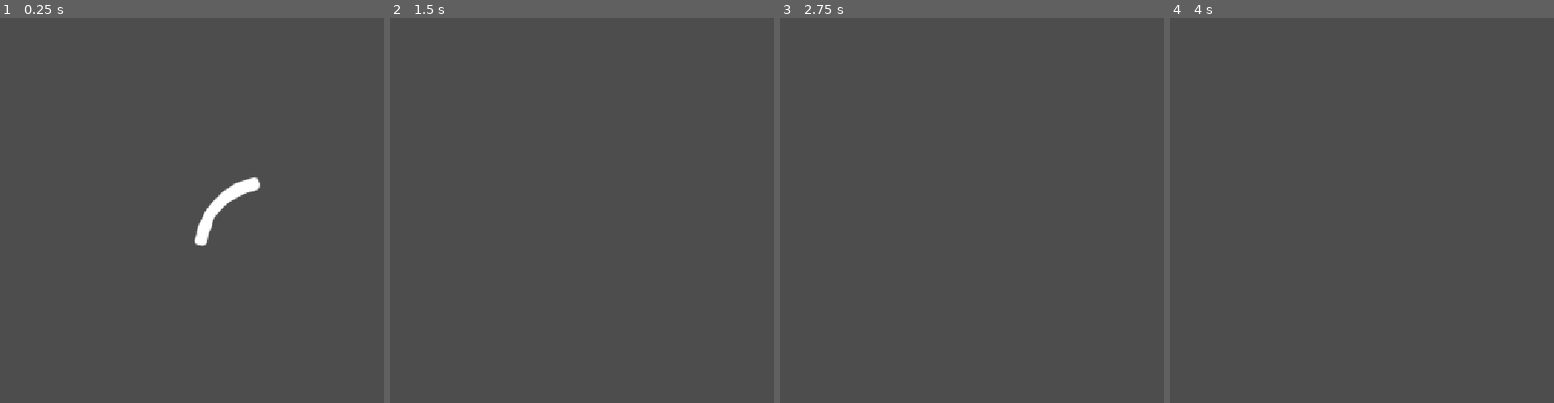
Above: before the commit, frames 1-4 (left to right).
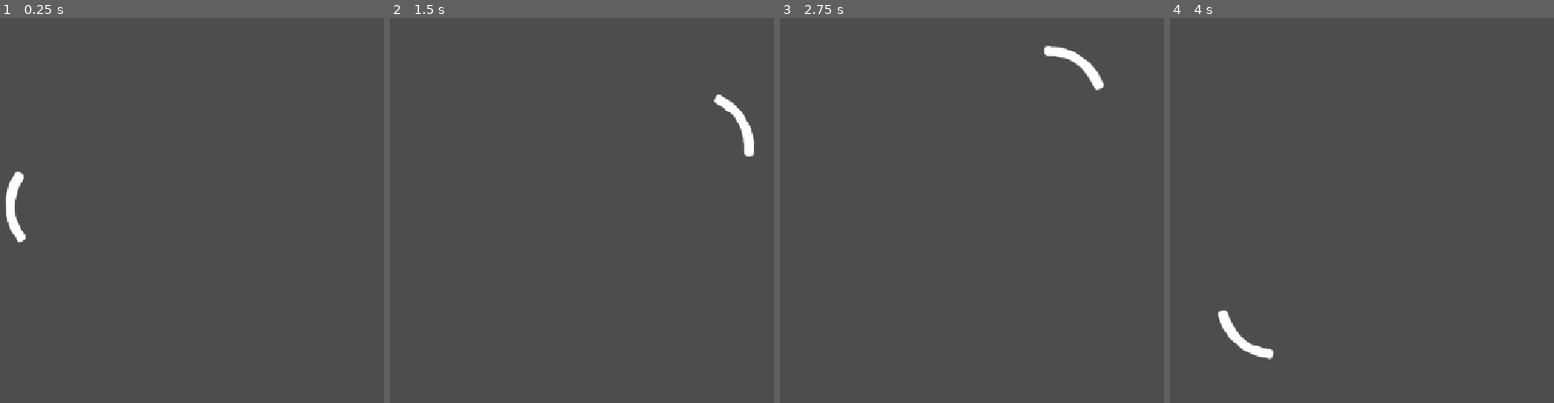
Above: after the commit, the same moments.

Repository: the-byte-wise/Very-Serious-Juniper-Dev-Game-Jam-2026-Submission
Game: Godot game, scene res://scenes/game.tscn
Two runs of this game, one before a commit and one after it. Both use one fixed random seed, a clock stepped at 60 frames per second and the inputs below.
Inputs (mouse positions are in pixels of both pictures, inside the frame that each line leads up to):
- Up to frame 1 (0.25 s): no input
- Up to frame 2 (1.5 s): tap Enter (ui_accept) at 0.5, 0.77, 1.07 s; move the mouse to (735, 187) at 0.52 s; hold Right (ui_right) from 0.53 s (still down); tap Mouse wheel down (rotate_c_clockwise, bound only after the … at 0.6 s; tap Mouse wheel up (rotate_clockwise, bound only after the comm… at 0.8, 1.35 s; move the mouse to (443, 225) at 1.27 s
- Up to frame 3 (2.75 s): tap Enter (ui_accept) at 1.52, 1.55, 1.82, 2.1 s; move the mouse to (1041, 121) at 2.02 s; release Right (ui_right) at 2.03 s; hold Left (ui_left) from 2.03 s (still down); tap Mouse wheel down (rotate_c_clockwise, bound only after the … at 2.3 s
- Up to frame 4 (4 s): move the mouse to (1327, 283) at 2.77 s; release Left (ui_left) at 2.78 s; hold Right (ui_right) from 2.78 s (still down); tap Mouse wheel down (rotate_c_clockwise, bound only after the … at 2.85 s; tap Enter (ui_accept) at 3.02, 3.32, 3.77, 3.8 s; tap Mouse wheel up (rotate_clockwise, bound only after the comm… at 3.05, 3.6 s; move the mouse to (outside the picture) at 3.52 s

The runs differ from the first frame. In frame 1, 1.3% of the frame differs, in the area x 1-68%, y 39-60%; in frame 2, 0.5%; in frame 3, 0.5%; in frame 4, 0.5%.

Commit message:
Added player rotation functionality

Diff:
--- a/project.godot
+++ b/project.godot
@@ -20,6 +20,23 @@
 window/stretch/mode="canvas_items"
 window/stretch/aspect="expand"
 
+[input]
+
+rotate_clockwise={
+"deadzone": 0.2,
+"events": [Object(InputEventMouseButton,"resource_local_to_scene":false,"resource_name":"","device":-1,"window_id":0,"alt_pressed":false,"shift_pressed":false,"ctrl_pressed":false,"meta_pressed":false,"button_mask":0,"position":Vector2(0, 0),"global_position":Vector2(0, 0),"factor":1.0,"button_index":4,"canceled":false,"pressed":false,"double_click":false,"script":null)
+, Object(InputEventKey,"resource_local_to_scene":false,"resource_name":"","device":-1,"window_id":0,"alt_pressed":false,"shift_pressed":false,"ctrl_pressed":false,"meta_pressed":false,"pressed":false,"keycode":0,"physical_keycode":4194321,"key_label":0,"unicode":0,"location":0,"echo":false,"script":null)
+, Object(InputEventKey,"resource_local_to_scene":false,"resource_name":"","device":-1,"window_id":0,"alt_pressed":false,"shift_pressed":false,"ctrl_pressed":false,"meta_pressed":false,"pressed":false,"keycode":0,"physical_keycode":68,"key_label":0,"unicode":100,"location":0,"echo":false,"script":null)
+]
+}
+rotate_c_clockwise={
+"deadzone": 0.2,
+"events": [Object(InputEventMouseButton,"resource_local_to_scene":false,"resource_name":"","device":-1,"window_id":0,"alt_pressed":false,"shift_pressed":false,"ctrl_pressed":false,"meta_pressed":false,"button_mask":0,"position":Vector2(0, 0),"global_position":Vector2(0, 0),"factor":1.0,"button_index":5,"canceled":false,"pressed":false,"double_click":false,"script":null)
+, Object(InputEventKey,"resource_local_to_scene":false,"resource_name":"","device":-1,"window_id":0,"alt_pressed":false,"shift_pressed":false,"ctrl_pressed":false,"meta_pressed":false,"pressed":false,"keycode":0,"physical_keycode":4194319,"key_label":0,"unicode":0,"location":0,"echo":false,"script":null)
+, Object(InputEventKey,"resource_local_to_scene":false,"resource_name":"","device":-1,"window_id":0,"alt_pressed":false,"shift_pressed":false,"ctrl_pressed":false,"meta_pressed":false,"pressed":false,"keycode":0,"physical_keycode":65,"key_label":0,"unicode":97,"location":0,"echo":false,"script":null)
+]
+}
+
 [physics]
 
 3d/physics_engine="Jolt Physics"
--- a/scenes/game.tscn
+++ b/scenes/game.tscn
@@ -3,11 +3,10 @@
 [ext_resource type="PackedScene" uid="uid://bututiudovybv" path="res://scenes/player.tscn" id="1_uwrxv"]
 
 [node name="game" type="Node2D" unique_id=561386549]
-position = Vector2(1, 0)
 
 [node name="player" parent="." unique_id=1795376769 instance=ExtResource("1_uwrxv")]
-position = Vector2(112.24576, -13.349243)
+position = Vector2(-400, 0)
+motion_mode = 1
 
 [node name="camera" type="Camera2D" parent="." unique_id=287122934]
-position = Vector2(0, 3)
 zoom = Vector2(0.5, 0.5)
--- a/scenes/player.tscn
+++ b/scenes/player.tscn
@@ -4,16 +4,17 @@
 [ext_resource type="Script" uid="uid://4nlt8qjvtqak" path="res://scripts/player.gd" id="1_g2els"]
 
 [sub_resource type="RectangleShape2D" id="RectangleShape2D_rio0h"]
-size = Vector2(280, 39.870064)
+size = Vector2(232, 31)
 
 [node name="player" type="CharacterBody2D" unique_id=1795376769]
 script = ExtResource("1_g2els")
 
 [node name="Sprite2D" type="Sprite2D" parent="." unique_id=708535707]
+position = Vector2(26, 0)
 texture = ExtResource("1_3vyb7")
 
 [node name="CollisionShape2D" type="CollisionShape2D" parent="." unique_id=51460085]
-position = Vector2(0.9038067, 0.9038067)
-rotation = -0.7853982
+position = Vector2(14, 3.5527137e-15)
+rotation = -1.5707964
 scale = Vector2(0.9999999, 0.9999999)
 shape = SubResource("RectangleShape2D_rio0h")
--- a/scripts/player.gd
+++ b/scripts/player.gd
@@ -1,25 +1,17 @@
 extends CharacterBody2D
 
+const ROTATION_SPEED = 3.0
+const RADIUS = 600.0
+const CENTER = Vector2.ZERO
 
-const SPEED = 300.0
-const JUMP_VELOCITY = -400.0
+var angle: float = PI
 
+func _ready():
+	global_position = CENTER + Vector2(cos(angle), sin(angle)) * RADIUS
 
 func _physics_process(delta: float) -> void:
-	# Add the gravity.
-	if not is_on_floor():
-		velocity += get_gravity() * delta
+	var direction = Input.get_axis("rotate_c_clockwise", "rotate_clockwise")
 
-	# Handle jump.
-	if Input.is_action_just_pressed("ui_accept") and is_on_floor():
-		velocity.y = JUMP_VELOCITY
-
-	# Get the input direction and handle the movement/deceleration.
-	# As good practice, you should replace UI actions with custom gameplay actions.
-	var direction := Input.get_axis("ui_left", "ui_right")
-	if direction:
-		velocity.x = direction * SPEED
-	else:
-		velocity.x = move_toward(velocity.x, 0, SPEED)
-
-	move_and_slide()
+	angle += direction * ROTATION_SPEED * delta
+	global_position = CENTER + Vector2(cos(angle), sin(angle)) * RADIUS
+	look_at(CENTER)
Binary file changed: assets/player.png
Not shown, changed: README.md
Not shown, changed: assets/player.xcf
